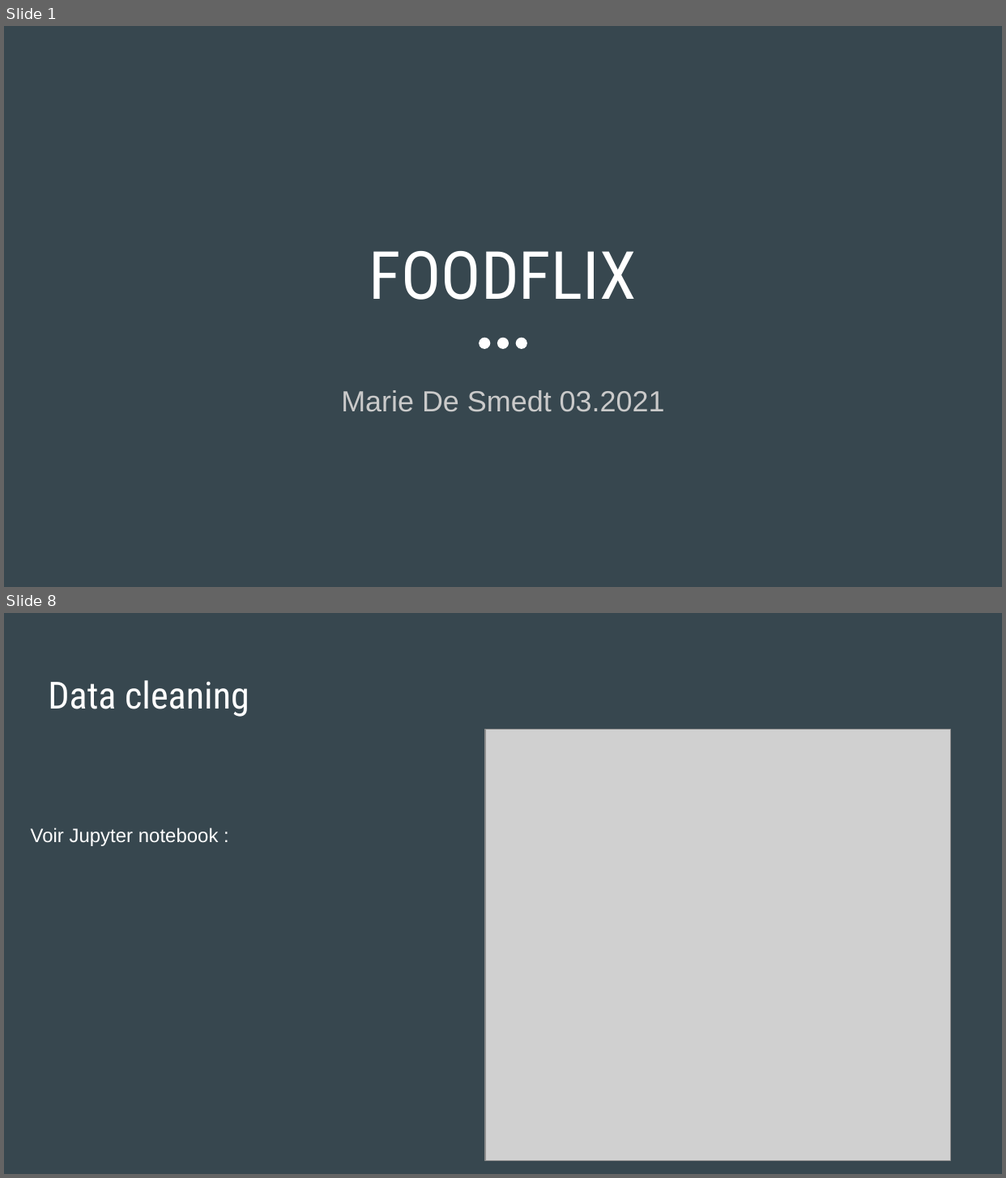
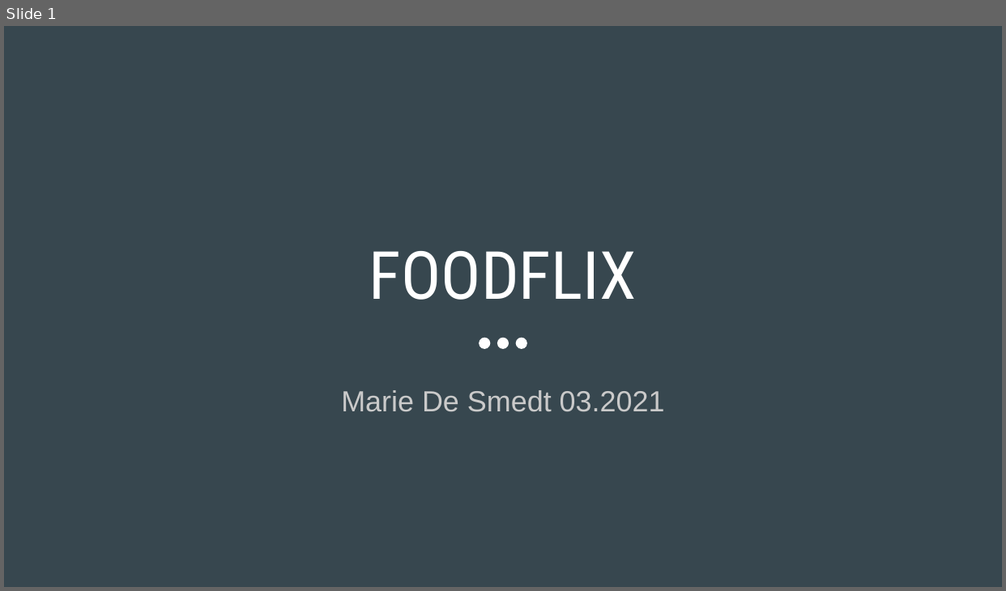
Before and after one commit to MarieDeSmedt/FoodFlix, a slide deck: FOODFLIX.pptx. Shown one above the other, each under a label of ours: slides 1 and 8 before the commit, slide 1 after it; the slides between them are not shown. The pictures are 1006x1178 and 1006x591 pixels, drawn with LibreOffice and Linux fonts; fonts in the diff are those of the drawing; grey boxes stand for pictures. Boxes give left, top, right and bottom in pixels: in the first picture for what was removed or moved away, otherwise in the second. Text is boxed around its words. In the diff, an @@ line names an element or a change of style, - is before the commit and + after.

```diff
--- a/FOODFLIX.pptx
+++ b/FOODFLIX.pptx
@@ slide 8 removed at bbox=[4, 613, 1002, 1174], background #37474F @@
@@ title removed at bbox=[48, 680, 249, 717] @@
-Data cleaning
@@ picture removed at bbox=[485, 729, 950, 1161] @@
@@ text removed at bbox=[31, 828, 219, 846] @@
-Voir Jupyter notebook :
```
Also in this commit, not shown: 4 slides changed, 6 slides added, 3 other slides removed.
